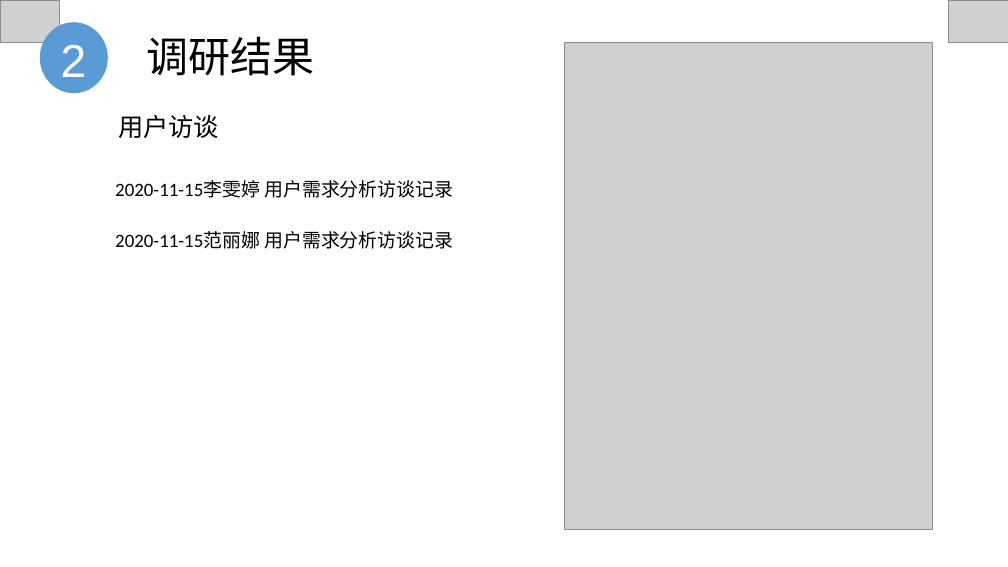
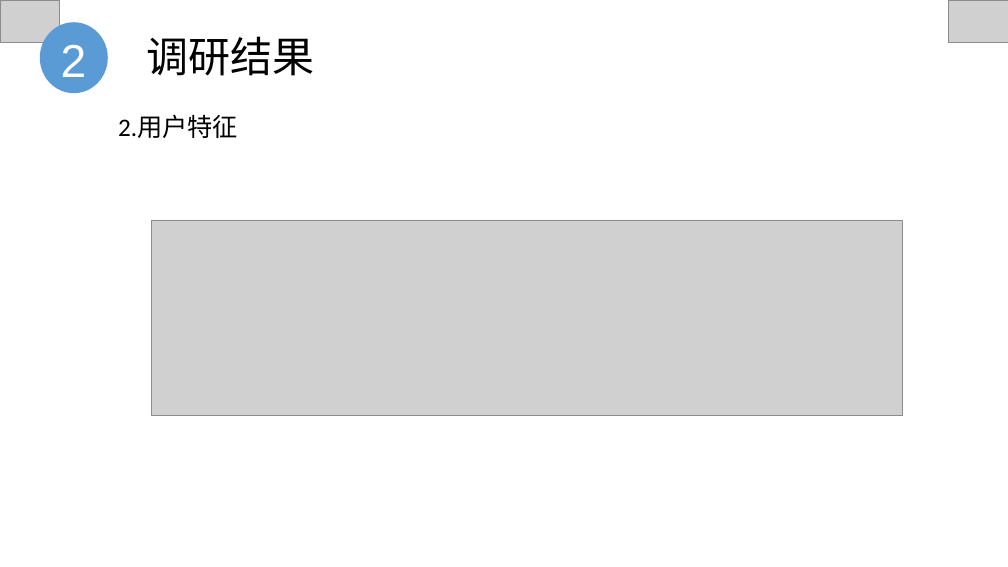
Before and after one commit to Cozymyz/SE2020-CityNorthBook, a slide deck: slide 5 of 开发文档/需求分析(SRS)/SE2020-G10-需求分析0.0.1.pptx. Drawn at 1008x567 pixels with LibreOffice and Linux fonts; fonts in the diff are those of the drawing; grey boxes stand for pictures. Boxes give left, top, right and bottom in pixels: in the first picture for what was removed or moved away, otherwise in the second. Text is boxed around its words. In the diff, an @@ line names an element or a change of style, - is before the commit and + after.

```diff
--- a/开发文档/需求分析(SRS)/SE2020-G10-需求分析0.0.1.pptx
+++ b/开发文档/需求分析(SRS)/SE2020-G10-需求分析0.0.1.pptx
@@ picture removed at (x1=565, y1=42, x2=932, y2=529) @@
@@ text at (x1=118, y1=116, x2=238, y2=138): text changed @@
-用户访谈
+2.用户特征
@@ text removed at (x1=115, y1=180, x2=453, y2=198) @@
-2020-11-15李雯婷 用户需求分析访谈记录
@@ text removed at (x1=115, y1=231, x2=453, y2=249) @@
-2020-11-15范丽娜 用户需求分析访谈记录
@@ picture added at (x1=151, y1=220, x2=903, y2=416) @@
```
Also in this commit, not shown: 9 other slides changed, 18 other files.
